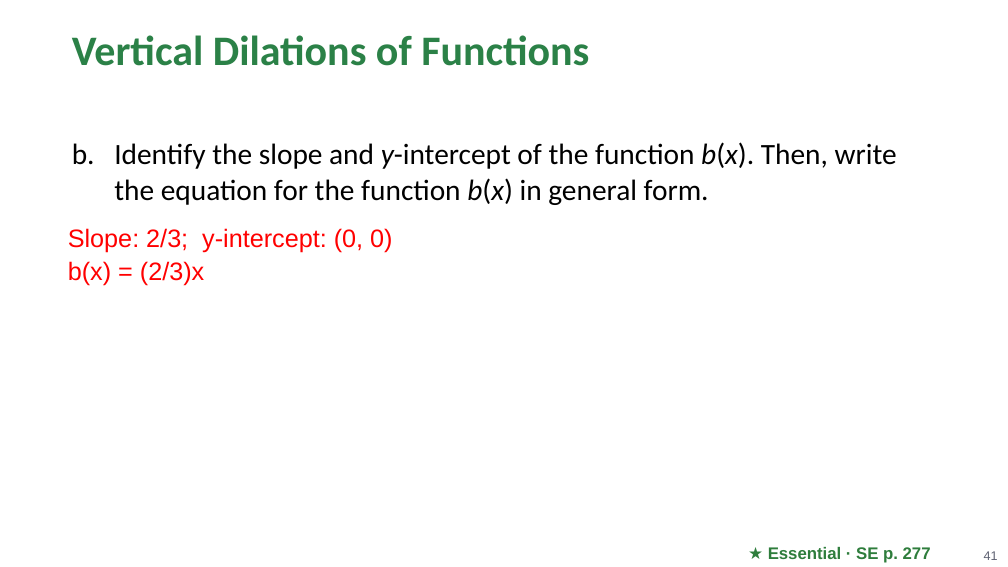
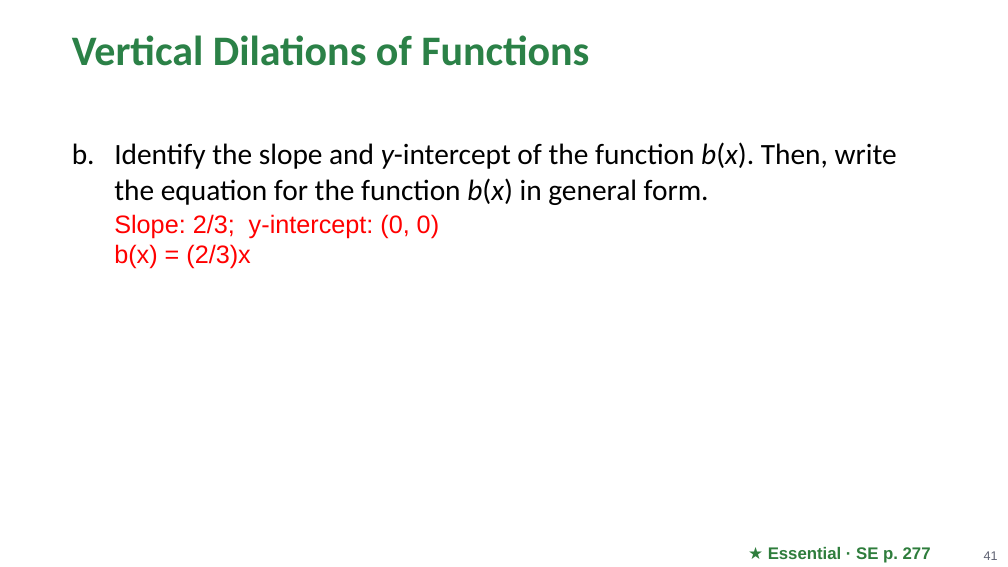
Before and after one commit to Apolloat2022/Algebra1M2U1L4, a slide deck: slide 41 of Module 2 topic 2/BLMathematics_AlgI_M2_T2_L1_LessonSlides_ENG_with_answers.pptx. Drawn at 1008x567 pixels with LibreOffice and Linux fonts; fonts in the diff are those of the drawing; background and template pictures are left out. Boxes give left, top, right and bottom in pixels: in the first picture for what was removed or moved away, otherwise in the second. Text is boxed around its words. In the diff, an @@ line names an element or a change of style, - is before the commit and + after.

```diff
--- a/Module 2 topic 2/BLMathematics_AlgI_M2_T2_L1_LessonSlides_ENG_with_answers.pptx
+++ b/Module 2 topic 2/BLMathematics_AlgI_M2_T2_L1_LessonSlides_ENG_with_answers.pptx
@@ text removed at [68, 228, 392, 286] @@
-Slope: 2/3; y-intercept: (0, 0)
-b(x) = (2/3)x
@@ text at [114, 214, 439, 269]: paragraph added @@
+      Slope: 2/3; y-intercept: (0, 0)
+      b(x) = (2/3)x
```
Also in this commit, not shown: 8 other slides changed, 4 other files.
